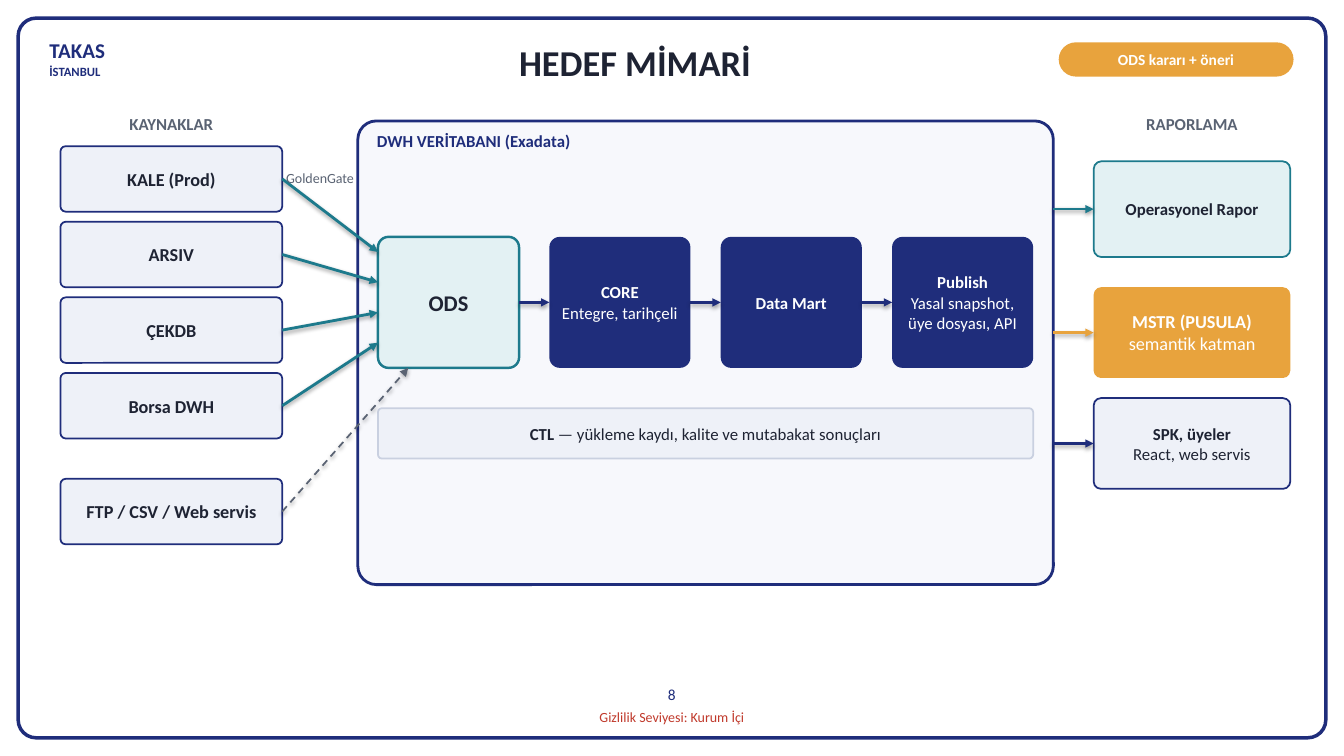
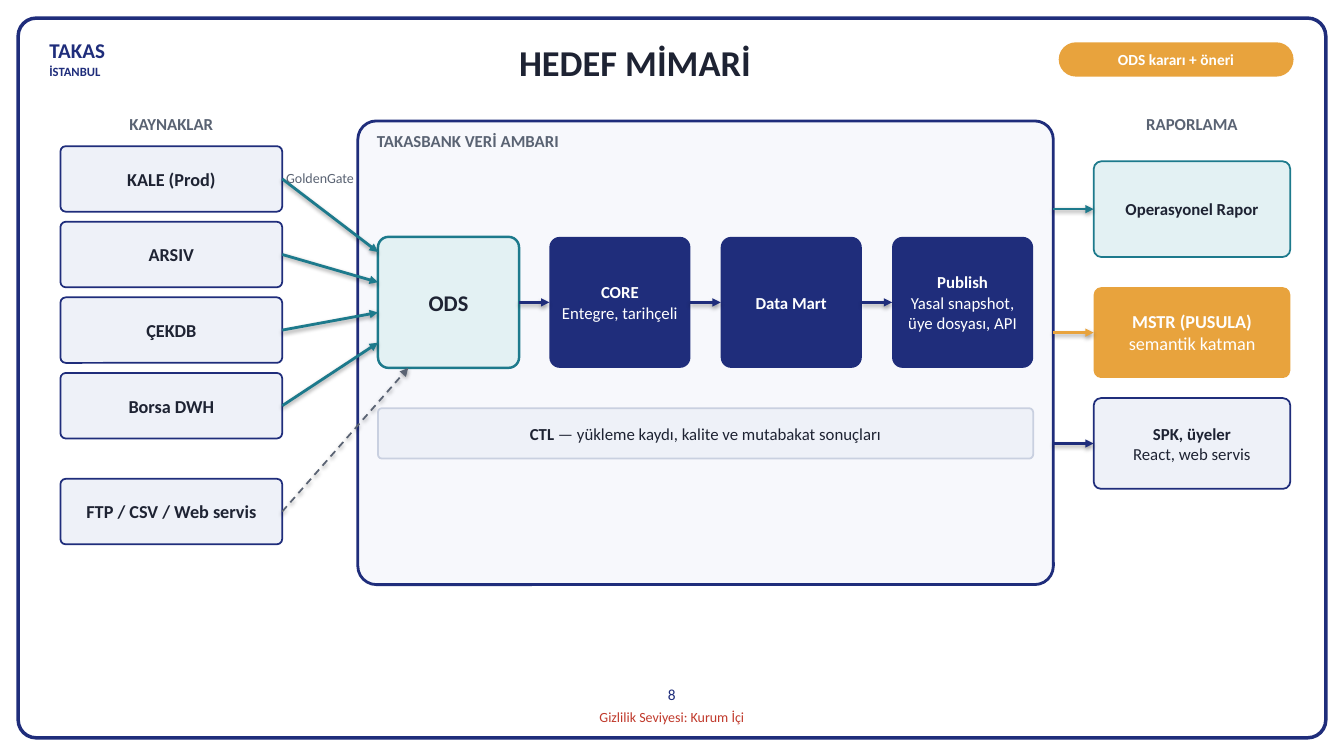
Before and after one commit to hanifidemirel0/Cursor-Projects, a slide deck: slide 8 of outputs/dwh-sunum-kasim-2026/5 - DWHSunum_Kasim2026.pptx. Drawn at 1344x756 pixels with LibreOffice and Linux fonts; fonts in the diff are those of the drawing. Boxes give left, top, right and bottom in pixels: in the first picture for what was removed or moved away, otherwise in the second. Text is boxed around its words. In the diff, an @@ line names an element or a change of style, - is before the commit and + after.

```diff
--- a/outputs/dwh-sunum-kasim-2026/5 - DWHSunum_Kasim2026.pptx
+++ b/outputs/dwh-sunum-kasim-2026/5 - DWHSunum_Kasim2026.pptx
@@ text at box(377, 134, 559, 147): text changed; text colour #1F2D7B to #5A6373 @@
-DWH VERİTABANI (Exadata)
+TAKASBANK VERİ AMBARI
```
Also in this commit, not shown: 2 other files.
